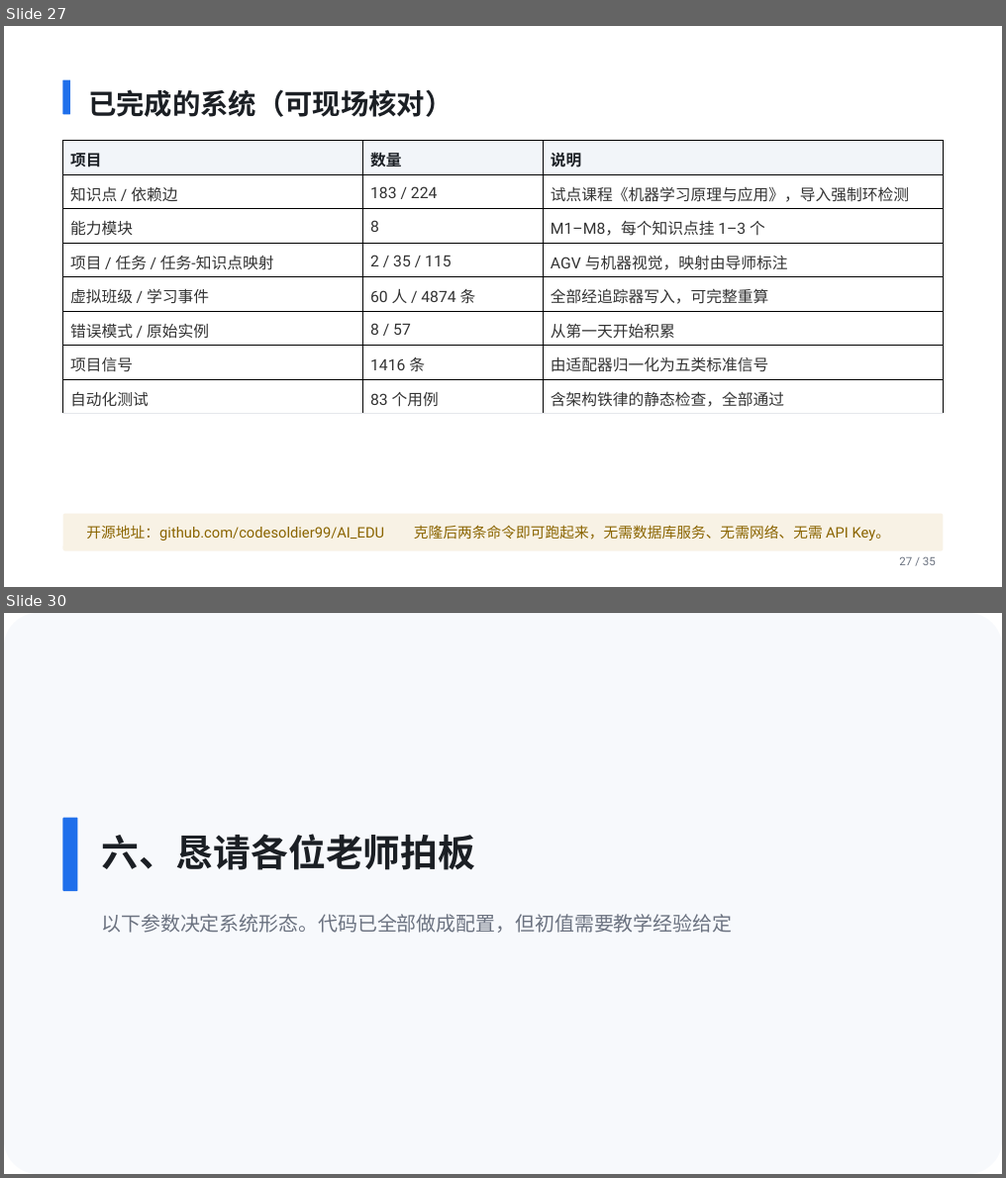
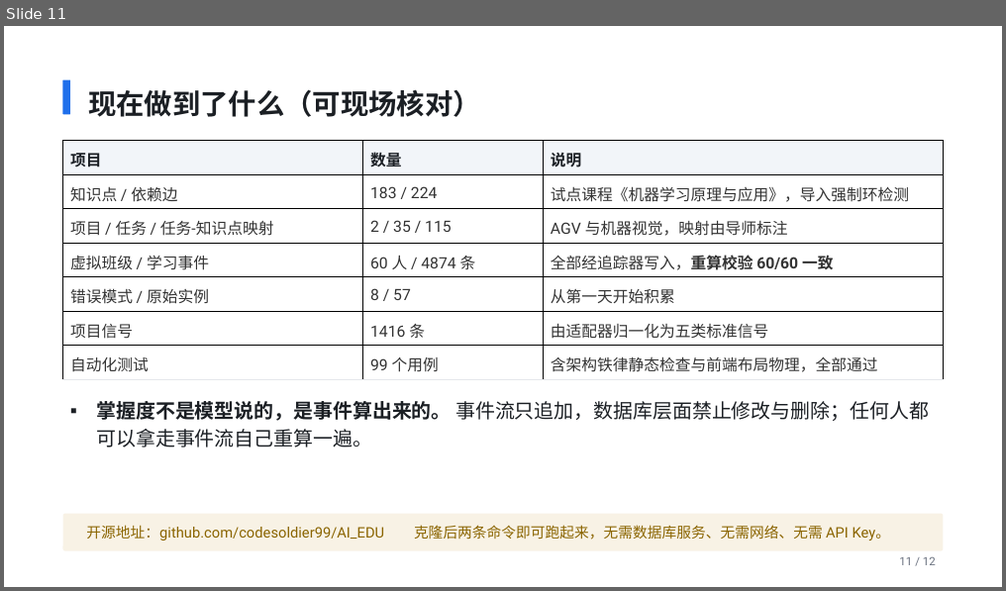
Before and after one commit to codesoldier99/AI_EDU, a slide deck: docs/slides/院长实验班AI教学系统_汇报.pptx. Shown one above the other, each under a label of ours: slides 27 and 30 before the commit, slide 11 after it; the slides between them are not shown. The pictures are 1006x1178 and 1006x591 pixels, drawn with LibreOffice and Linux fonts; fonts in the diff are those of the drawing. Boxes give left, top, right and bottom in pixels: in the first picture for what was removed or moved away, otherwise in the second. Text is boxed around its words. In the diff, an @@ line names an element or a change of style, - is before the commit and + after.

```diff
--- a/docs/slides/院长实验班AI教学系统_汇报.pptx
+++ b/docs/slides/院长实验班AI教学系统_汇报.pptx
@@ slide 30 removed at [4, 613, 1002, 1174], background #FFFFFF @@
@@ rounded rectangle removed at [4, 613, 1002, 1174] @@
@@ rounded rectangle removed at [63, 817, 78, 891] @@
@@ text removed at [101, 834, 475, 870] @@
-六、恳请各位老师拍板
@@ text removed at [101, 914, 732, 933] @@
-以下参数决定系统形态。代码已全部做成配置，但初值需要教学经验给定
@@ what was slide 27 is now slide 11 @@
@@ slide 11 changed as well @@
@@ text at [88, 89, 481, 117]: text changed @@
-已完成的系统（可现场核对）
+现在做到了什么（可现场核对）
@@ table at [63, 141, 944, 376] @@
-row 3: 能力模块 | 8 | M1–M8，每个知识点挂 1–3 个
-row 4, column 3: 全部经追踪器写入，可完整重算
+row 4, column 3: 全部经追踪器写入，重算校验 60/60 一致
-row 7, column 2: 83 个用例
+row 7, column 2: 99 个用例
-row 7, column 3: 含架构铁律的静态检查，全部通过
+row 7, column 3: 含架构铁律静态检查与前端布局物理，全部通过
@@ text added at [96, 401, 929, 448], 19 pt, text #1B1F24 @@
+▪ 掌握度不是模型说的，是事件算出来的。 事件流只追加，数据库层面禁止修改与删除；任何人都可以拿走事件流自己重算一遍。
@@ text at [899, 557, 936, 566]: text changed @@
-27 / 35
+11 / 12
```
Also in this commit, not shown: 10 other slides changed, 1 slide added, 23 other slides removed, 8 other files.
